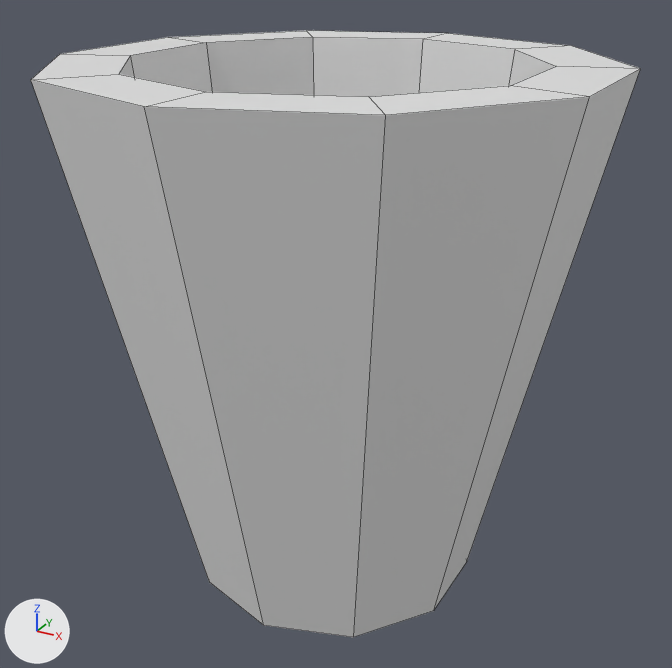
An edit to the FBX model Assets/Models/Items/CopoVidro.fbx, drawn before and after from the same camera.
Before and after are seen from a 50 mm camera at (-5.373, 0.714, 0.548) aimed at (-5.729, 1.363, 0.224). Every picture has the same lights, and +X, +Y and +Z are marked at lower left. Mesh edges are drawn as thin lines. Where no turn or scale is listed for an object, it has been applied to the vertices.

The first picture shows 'CopoVidro'.
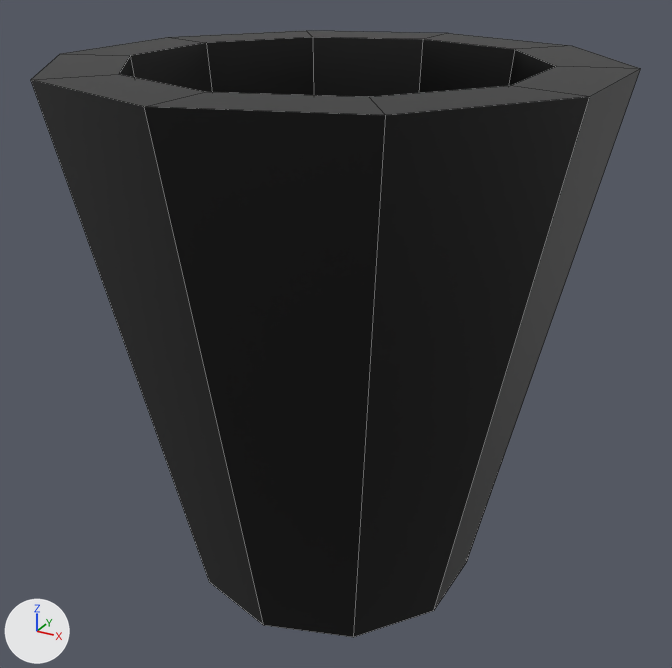
Changed parts and their boxes [x1, y1, x2, y2] in the pictures (672 x 668 px):
'CopoVidro', surface changed (grey to black): [31, 30, 641, 637] in both

The change in detail:
Picture 'CopoVidro_Texture.png' (img_copovidro_texture_png) is new.
In material 'Material.002' (mat_material_002), base_color is no longer (0.8, 0.8, 0.8), white #e7e7e7.
In material 'Material.002' (mat_material_002), texture is now set to img_copovidro_texture_png.
